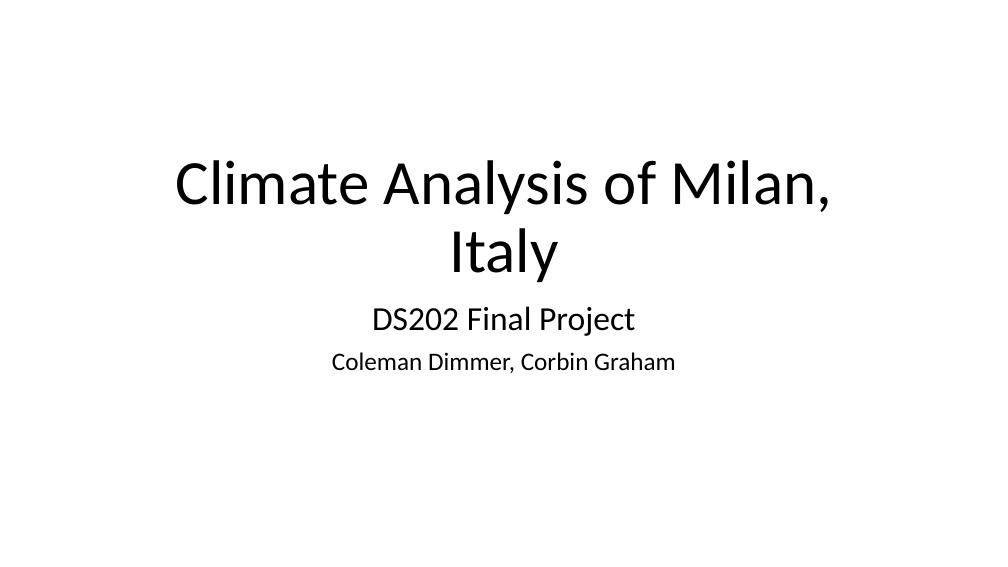
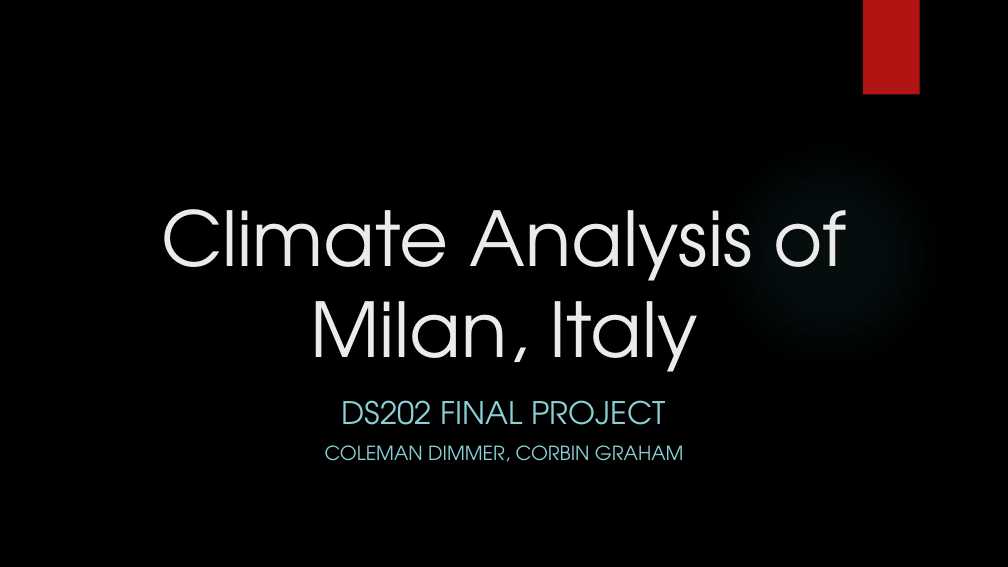
Before and after one commit to corbinmgraham/Climate-Analysis, a slide deck: slide 1 of DS202-FinalPresentation.pptx. Drawn at 1008x567 pixels with LibreOffice and Linux fonts; fonts in the diff are those of the drawing; background and template pictures are left out. Boxes give left, top, right and bottom in pixels: in the first picture for what was removed or moved away, otherwise in the second. Text is boxed around its words. In the diff, an @@ line names an element or a change of style, - is before the commit and + after.

```diff
--- a/DS202-FinalPresentation.pptx
+++ b/DS202-FinalPresentation.pptx
@@ background #FFFFFF to picture (left out) @@
@@ rectangle added at box(863, 0, 920, 95), fill #B01513 @@
@@ title "Climate Analysis of Milan, Italy": place and size @@
-title "Climate Analysis of Milan, Italy" at box(175, 160, 832, 282)
+title "Climate Analysis of Milan, Italy" at box(161, 209, 846, 372)
@@ title "Climate Analysis of Milan, Italy" at box(161, 209, 846, 372): size 60 to 72 pt, font Calibri to TeX Gyre Adventor, text colour #000000 to #EBEBEB; line spacing 0.9 to 1 @@
@@ ellipse added at box(712, 138, 944, 371), fill gradient #50B9C1 @@
@@ subtitle at box(325, 400, 684, 462): text changed; size 24 to 18.5 pt; font Calibri to TeX Gyre Adventor; text colour #000000 to #8AD0D6 @@
-DS202 Final Project
-Coleman Dimmer, Corbin Graham
+DS202 FINAL PROJECT
+COLEMAN DIMMER, CORBIN GRAHAM
```
Also in this commit, not shown: 13 other slides changed, 1 slide added, 1 slide removed, 1 other file.
